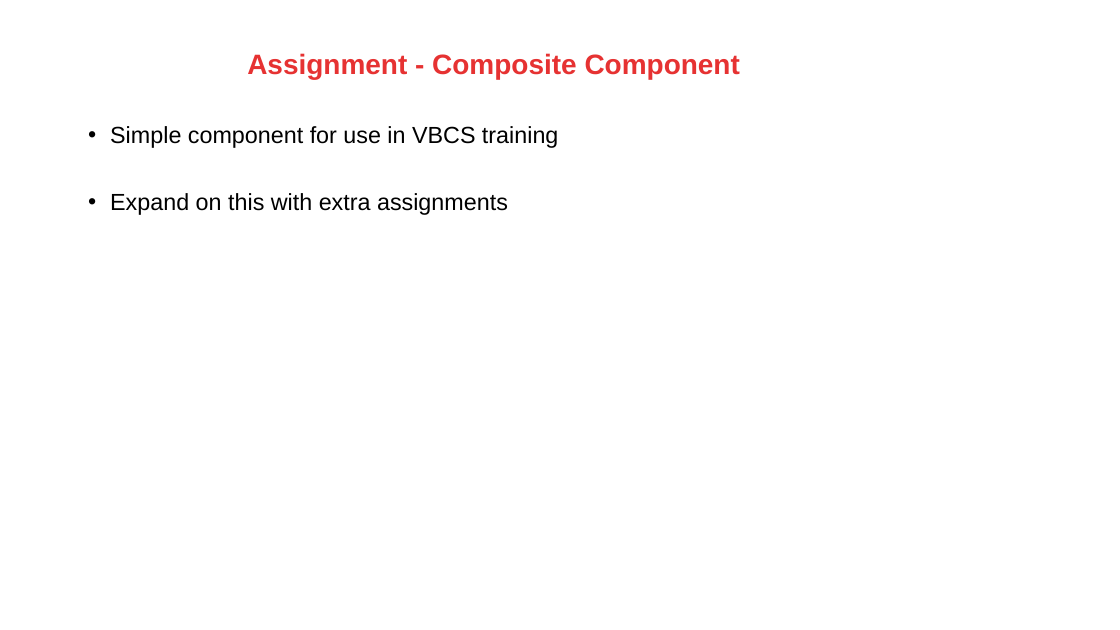
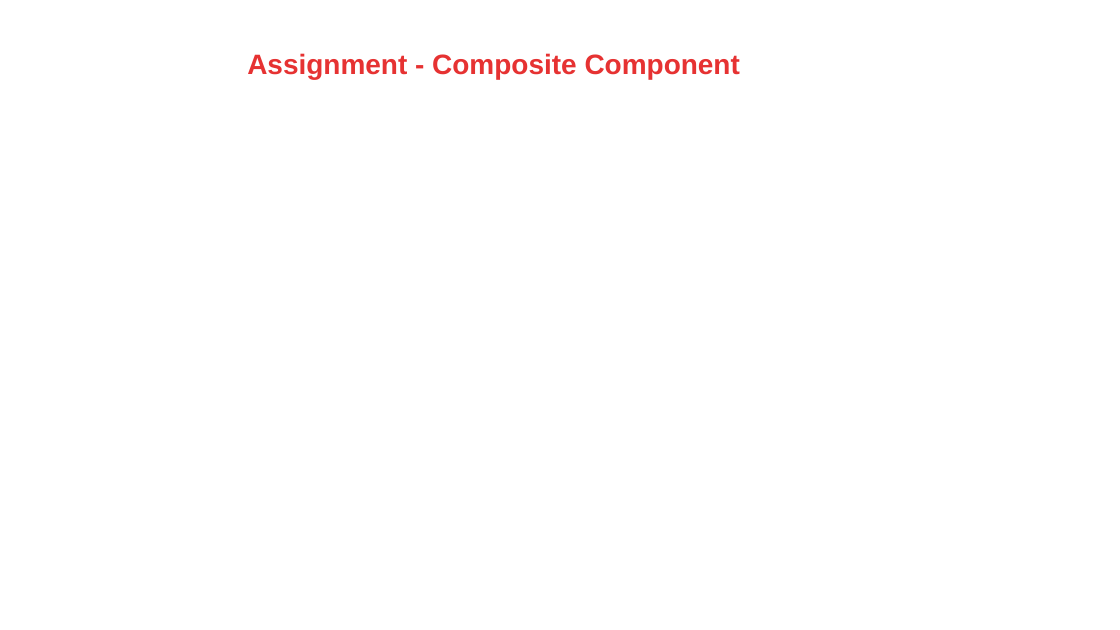
Before and after one commit to jeroenRX/AmisJetTraining, a slide deck: slide 66 of OracleJET_TalentLaunch.pptx (slide 101 before the commit). Drawn at 1120x630 pixels with LibreOffice and Linux fonts; fonts in the diff are those of the drawing; background and template pictures are left out. Boxes give left, top, right and bottom in pixels: in the first picture for what was removed or moved away, otherwise in the second. Text is boxed around its words. In the diff, an @@ line names an element or a change of style, - is before the commit and + after.

Commit message:
edits after training

```diff
--- a/OracleJET_TalentLaunch.pptx
+++ b/OracleJET_TalentLaunch.pptx
@@ text removed at [110,126,558,215] @@
-• Simple component for use in VBCS training
-• Expand on this with extra assignments
```
Also in this commit, not shown: 12 other slides changed, 35 slides removed, 1 other file.
